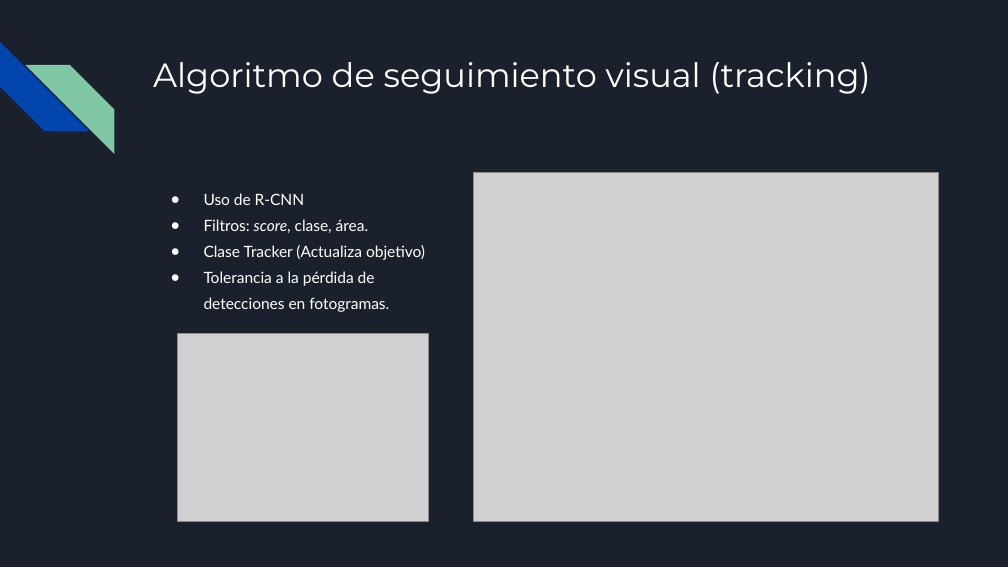
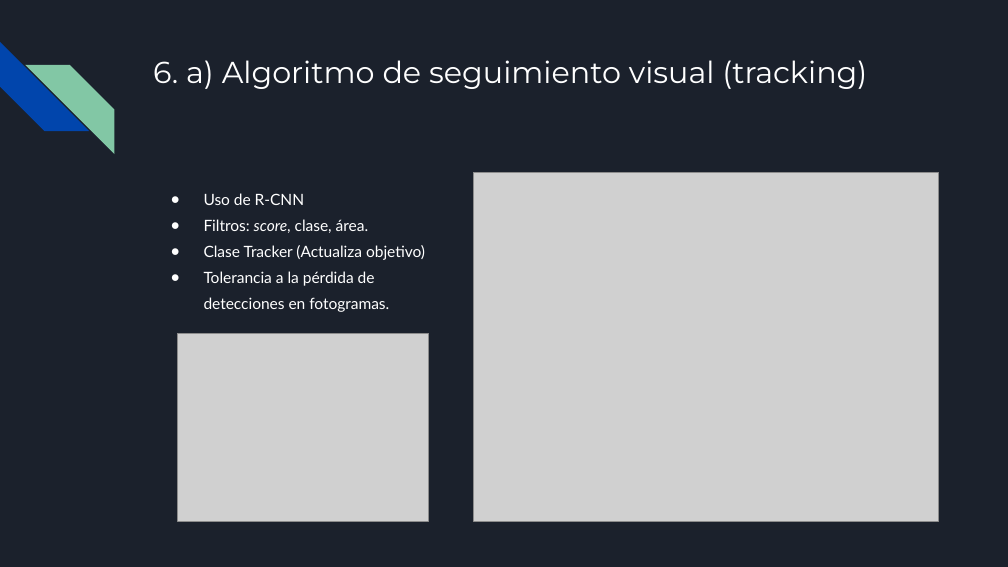
Before and after one commit to RoboticsLabURJC/2021-tfg-carlos-caminero, a slide deck: slide 15 of presentacion/presentacion.pptx. Drawn at 1008x567 pixels with LibreOffice and Linux fonts; fonts in the diff are those of the drawing; grey boxes stand for pictures. Boxes give left, top, right and bottom in pixels: in the first picture for what was removed or moved away, otherwise in the second. Text is boxed around its words. In the diff, an @@ line names an element or a change of style, - is before the commit and + after.

```diff
--- a/presentacion/presentacion.pptx
+++ b/presentacion/presentacion.pptx
@@ title at <box>153,60,867,89</box>: text changed; size 24 to 21.6 pt @@
-Algoritmo de seguimiento visual (tracking)
+6. a) Algoritmo de seguimiento visual (tracking)
```
Also in this commit, not shown: 18 other slides changed, 1 other file.
